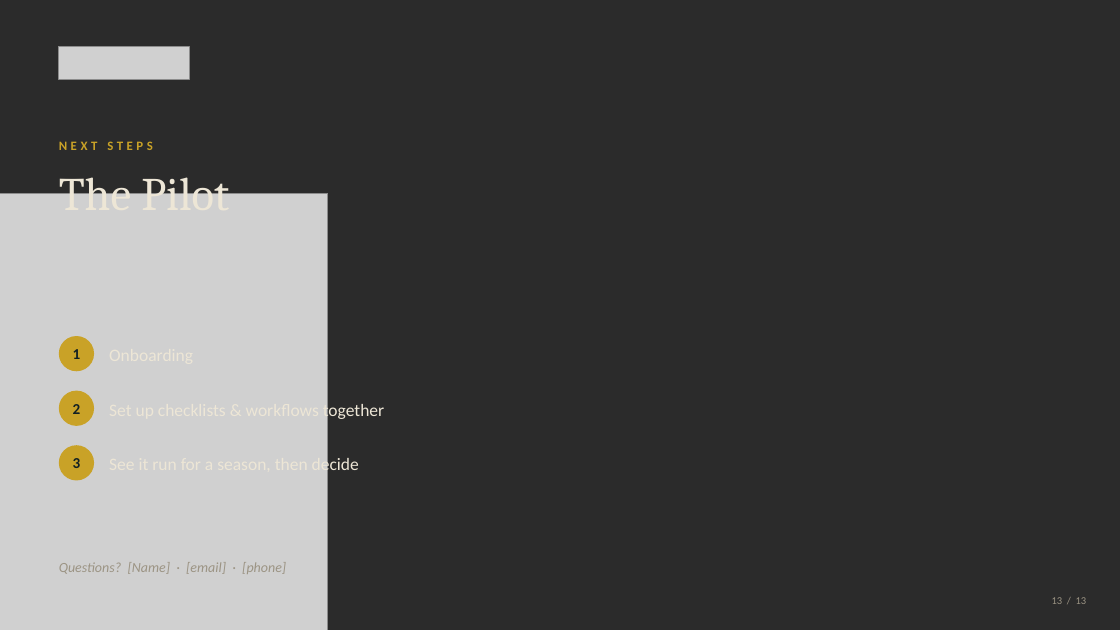
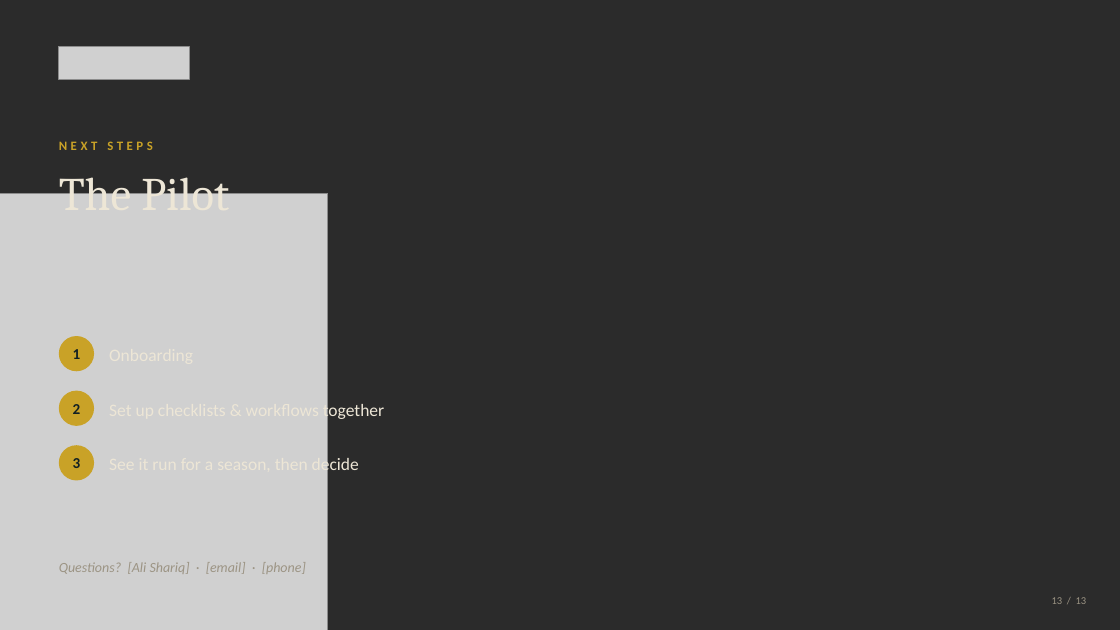
Before and after one commit to faizaanqureshi/Compozor, a slide deck: slide 15 of docs/pitch-deck/Compozor-Pitch-Deck.pptx (slide 13 before the commit). Drawn at 1120x630 pixels with LibreOffice and Linux fonts; fonts in the diff are those of the drawing; grey boxes stand for pictures; background and template pictures are left out; a plain dark background stands for a picture behind light text. Boxes give left, top, right and bottom in pixels: in the first picture for what was removed or moved away, otherwise in the second. Text is boxed around its words. In the diff, an @@ line names an element or a change of style, - is before the commit and + after.

```diff
--- a/docs/pitch-deck/Compozor-Pitch-Deck.pptx
+++ b/docs/pitch-deck/Compozor-Pitch-Deck.pptx
@@ text at box(59, 562, 306, 574): text changed @@
-Questions? [Name] · [email] · [phone]
+Questions? [Ali Shariq] · [email] · [phone]
```
Also in this commit, not shown: 3 other slides changed, 2 slides added.
